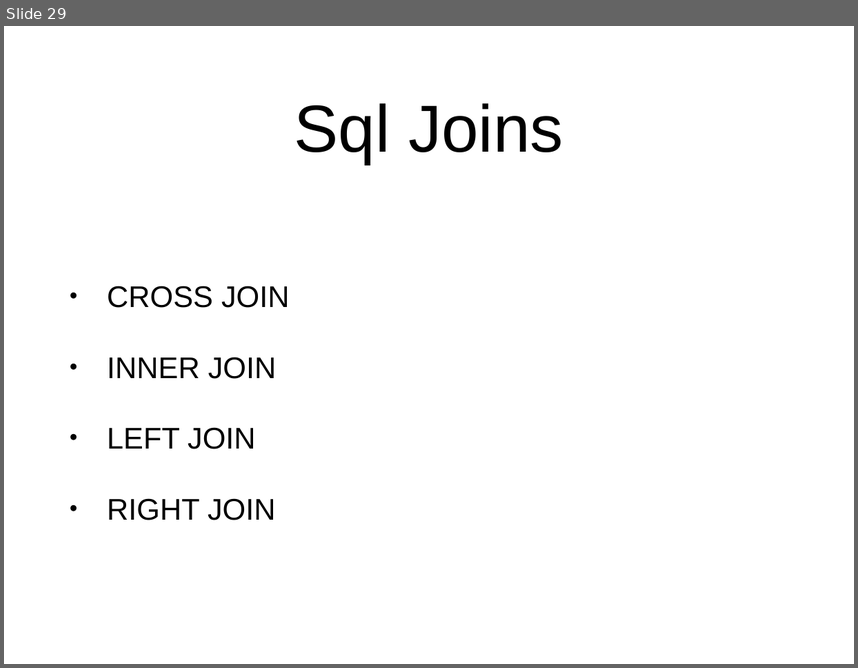
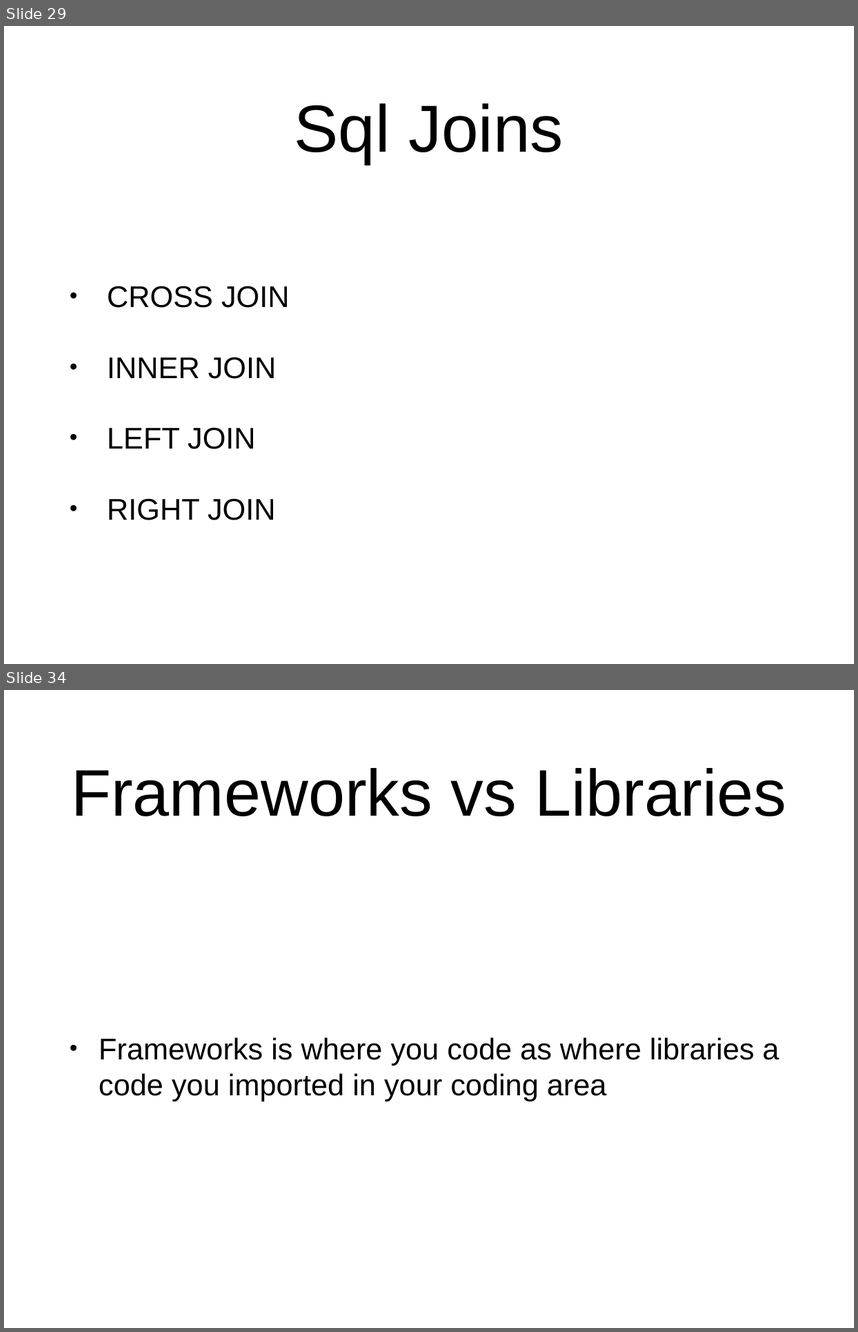
Before and after one commit to Roncy13/week-5, a slide deck: week-5.pptx. Shown one above the other, each under a label of ours: slide 29 before the commit, slides 29 and 34 after it; the slides between them are not shown. The pictures are 858x668 and 858x1332 pixels, drawn with LibreOffice and Linux fonts; fonts in the diff are those of the drawing. Boxes give left, top, right and bottom in pixels: in the first picture for what was removed or moved away, otherwise in the second. Text is boxed around its words. In the diff, an @@ line names an element or a change of style, - is before the commit and + after.

```diff
--- a/week-5.pptx
+++ b/week-5.pptx
@@ slide 34 added at [4, 690, 854, 1328], background #FFFFFF @@
@@ title added at [71, 768, 786, 816], 79.2 pt, text #000000 @@
+Frameworks vs Libraries
@@ text added at [99, 1037, 779, 1101], 36 pt, text #000000 @@
+• Frameworks is where you code as where libraries a code you imported in your coding area
```
Also in this commit, not shown: 8 other slides added.
